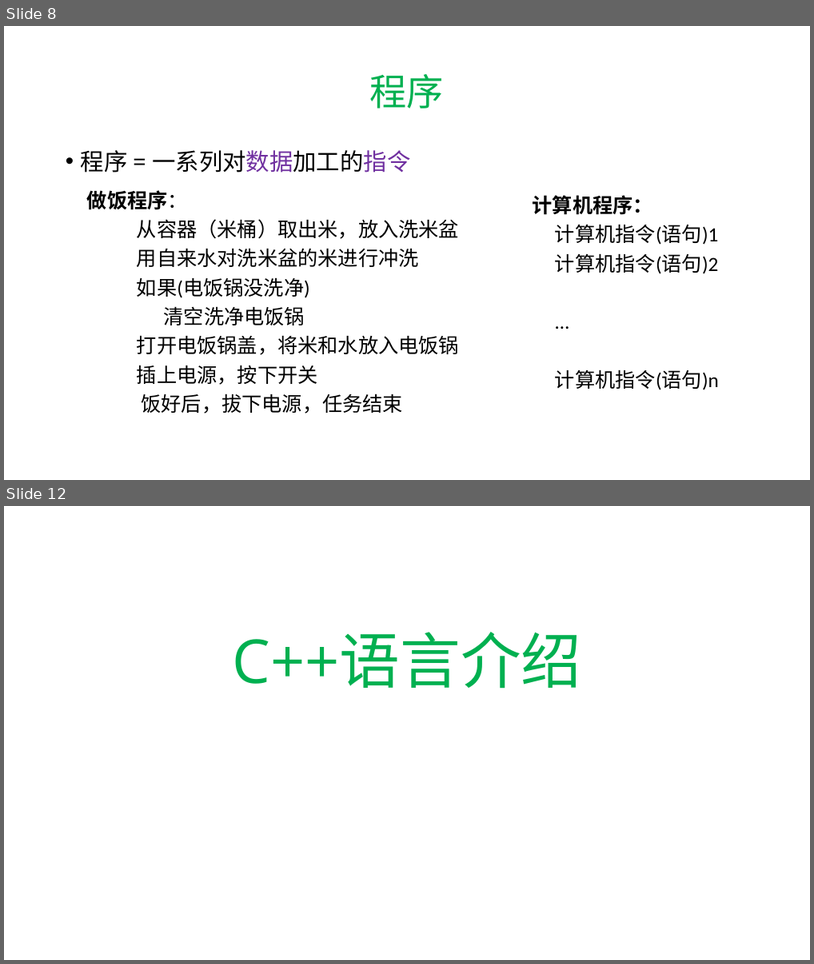
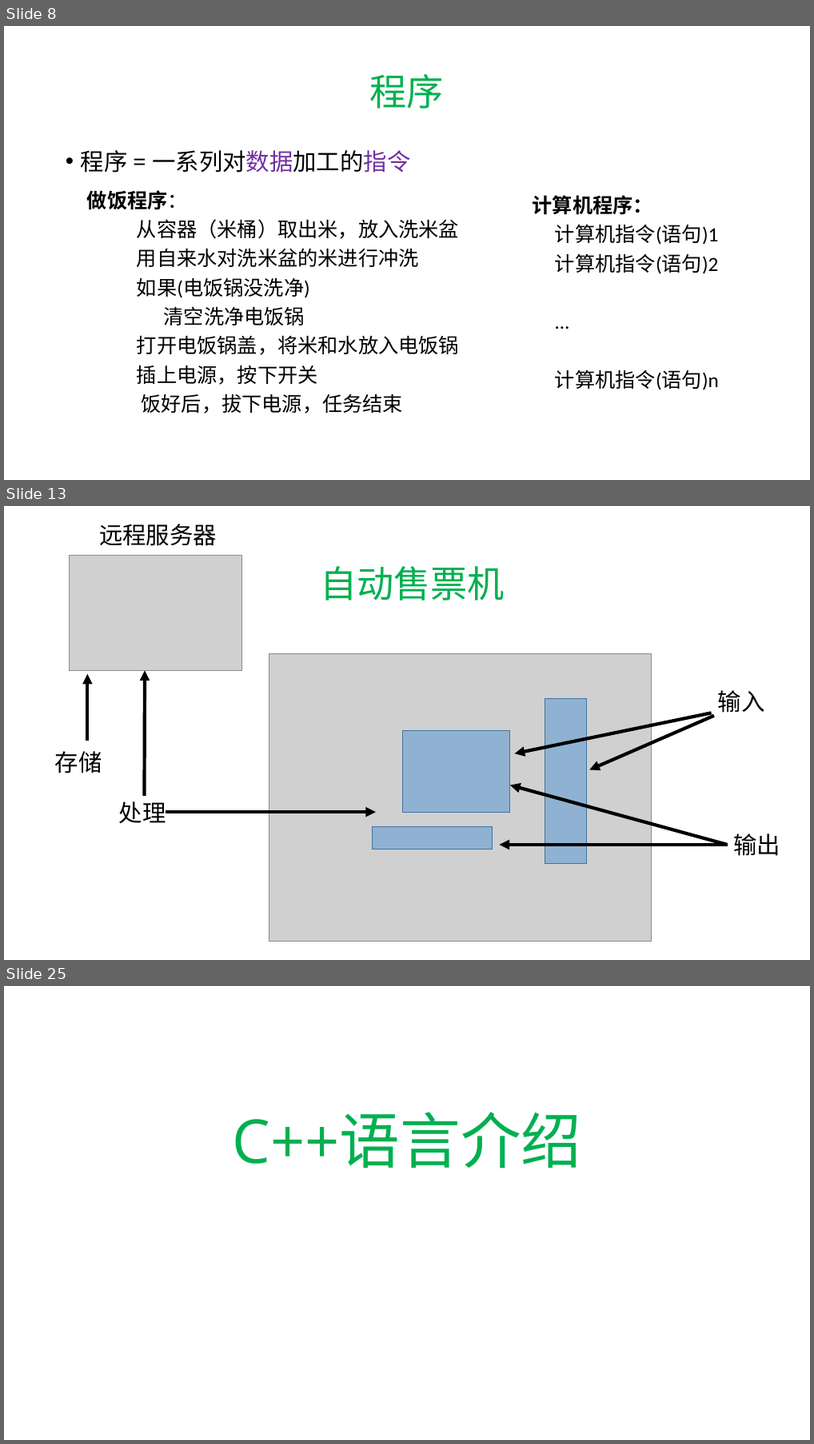
Before and after one commit to hwdong-net/cplusplus17, a slide deck: ppt/1.1 C++语言介绍.pptx. Shown one above the other, each under a label of ours: slides 8 and 12 before the commit, slides 8, 13 and 25 after it; the slides between them are not shown. The pictures are 814x964 and 814x1444 pixels, drawn with LibreOffice and Linux fonts; fonts in the diff are those of the drawing; grey boxes stand for pictures. Boxes give left, top, right and bottom in pixels: in the first picture for what was removed or moved away, otherwise in the second. Text is boxed around its words. In the diff, an @@ line names an element or a change of style, - is before the commit and + after.

```diff
--- a/ppt/1.1 C++语言介绍.pptx
+++ b/ppt/1.1 C++语言介绍.pptx
@@ slide 13 added at bbox=[4, 506, 810, 960], background #FFFFFF @@
@@ text added at bbox=[99, 524, 217, 546], 28 pt, text #000000 @@
+远程服务器
@@ picture added at bbox=[69, 555, 242, 671] @@
@@ title added at bbox=[320, 566, 505, 600], 44 pt, text #00B050 @@
+自动售票机
@@ arrow added from (144, 796) to (145, 671), #000000 4 pt @@
@@ picture added at bbox=[270, 654, 652, 940] @@
@@ arrow added from (87, 740) to (87, 674), #000000 4 pt @@
@@ text added at bbox=[718, 690, 766, 712], 28 pt, text #000000 @@
+输入
@@ arrow added from (712, 713) to (515, 753), #000000 4 pt @@
@@ rectangle added at bbox=[546, 698, 588, 864], fill #5B9BD5 at 55% opacity, outline #43739E 1 pt @@
@@ arrow added from (715, 716) to (590, 770), #000000 4 pt @@
@@ rectangle added at bbox=[403, 731, 511, 812], fill #5B9BD5 at 55% opacity, outline #43739E 1 pt @@
@@ text added at bbox=[55, 751, 102, 773], 28 pt, text #000000 @@
+存储
@@ arrow added from (728, 844) to (510, 785), #000000 4 pt @@
@@ text added at bbox=[119, 801, 166, 823], 28 pt, text #000000 @@
+处理
@@ arrow added from (166, 812) to (376, 812), #000000 4 pt @@
@@ rectangle added at bbox=[373, 827, 492, 849], fill #5B9BD5 at 55% opacity, outline #43739E 1 pt @@
@@ text added at bbox=[734, 833, 781, 856], 28 pt, text #000000 @@
+输出
@@ arrow added from (728, 844) to (499, 844), #000000 4 pt @@
@@ what was slide 12 is now slide 25 @@
```
Also in this commit, not shown: 10 slides changed, 13 other slides added, 1 slide removed.
